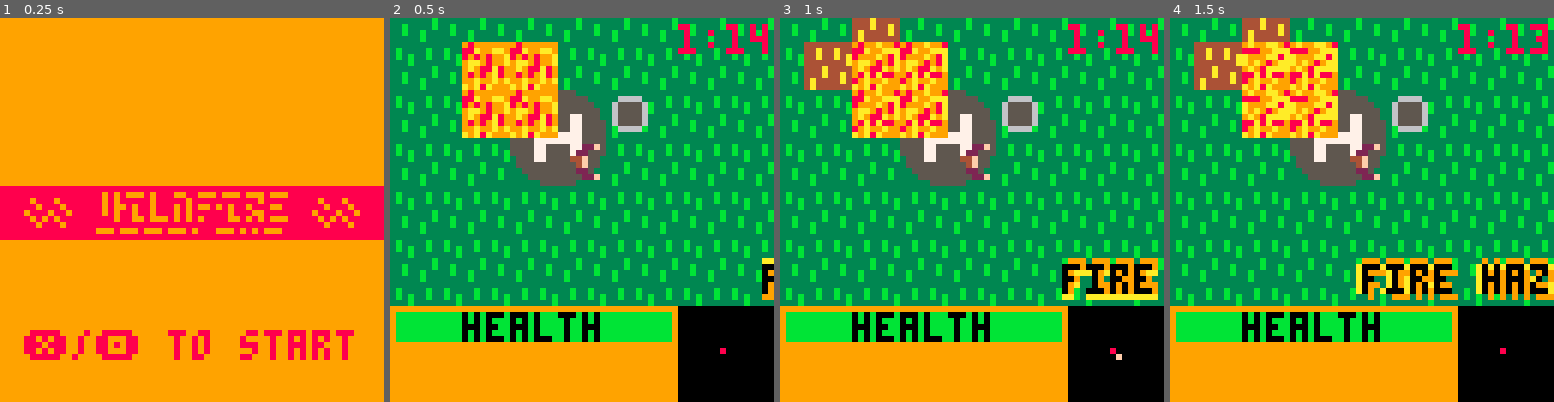
Above: before the commit, frames 1-4 (left to right).
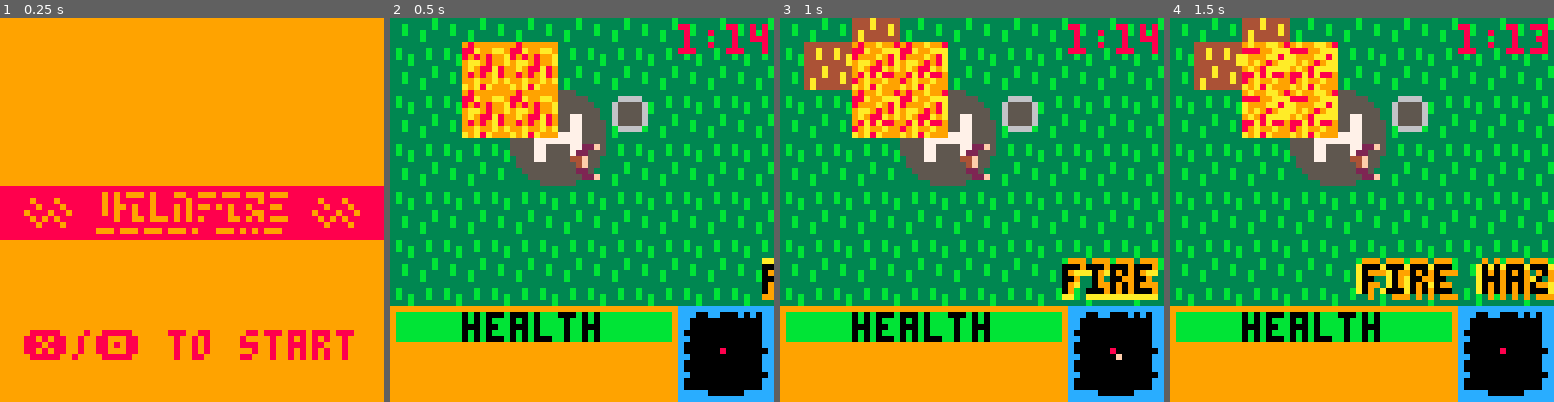
Above: after the commit, the same moments.

Repository: notCalle/pico-8-carts
Game: PICO-8 cartridge wildfire.p8
The game is run twice, just before and just after one commit, with the same random seed, the same clock (stepped at 60 frames per second) and the same inputs.
Inputs:
- Up to frame 1 (0.25 s): no input
- Up to frame 2 (0.5 s): tap X (X key) at 0.33 s
- Up to frame 3 (1 s): tap O (Z key) at 0.7 s
- Up to frame 4 (1.5 s): tap X (X key) at 1.07 s

Frame 1 is identical in both runs. In frame 2, 2.2% of the frame differs, in the area x 75-100%, y 75-100%; in frame 3, 2.2%; in frame 4, 2.2%.

Commit message:
Deduplicate waterline initialization

Diff:
--- a/wildfire.p8
+++ b/wildfire.p8
@@ -469,43 +469,36 @@
 	update=update_world
 	}
 
+function waterline()
+	local sum=0
+	for n=1,10 do
+		sum+=rnd(1)
+	end
+	return max(1,sum-2)
+end
+
+function set_water(x,y)
+	mset(x,y,14)
+	mmset(x,y,12)
+end
+
 function init_world()
 	local r1,r2,rt
 	for n=0,63 do
-		r1=rnd(2) rt=rnd(4) r2=max(r1,rt) r1=min(r1,rt)
-		for c=0,r2 do
-			if c<r1 then
-				mset(n,c,13)
-			else
-				mset(n,c,14)
-			end
-		end
-
-		r1=rnd(2) rt=rnd(4) r2=max(r1,rt) r1=min(r1,rt)
-		for c=0,r2 do
-			if c<r1 then
-				mset(c,n,13)
-			else
-				mset(c,n,14)
-			end
-		end
-
-		r1=rnd(2) rt=rnd(4) r2=max(r1,rt) r1=min(r1,rt)
-		for c=0,r2 do
-			if c<r1 then
-				mset(63-n,63-c,13)
-			else
-				mset(63-n,63-c,14)
-			end
-		end
-
-		r1=rnd(2) rt=rnd(4) r2=max(r1,rt) r1=min(r1,rt)
-		for c=0,r2 do
-			if c<r1 then
-				mset(63-c,63-n,13)
-			else
-				mset(63-c,63-n,14)
-			end
+		for c=0,waterline() do
+			set_water(n,c)
+		end
+
+		for c=0,waterline() do
+			set_water(c,n)
+		end
+
+		for c=0,waterline() do
+			set_water(63-n,63-c)
+		end
+
+		for c=0,waterline() do
+			set_water(63-c,63-n)
 		end
 	end
 
